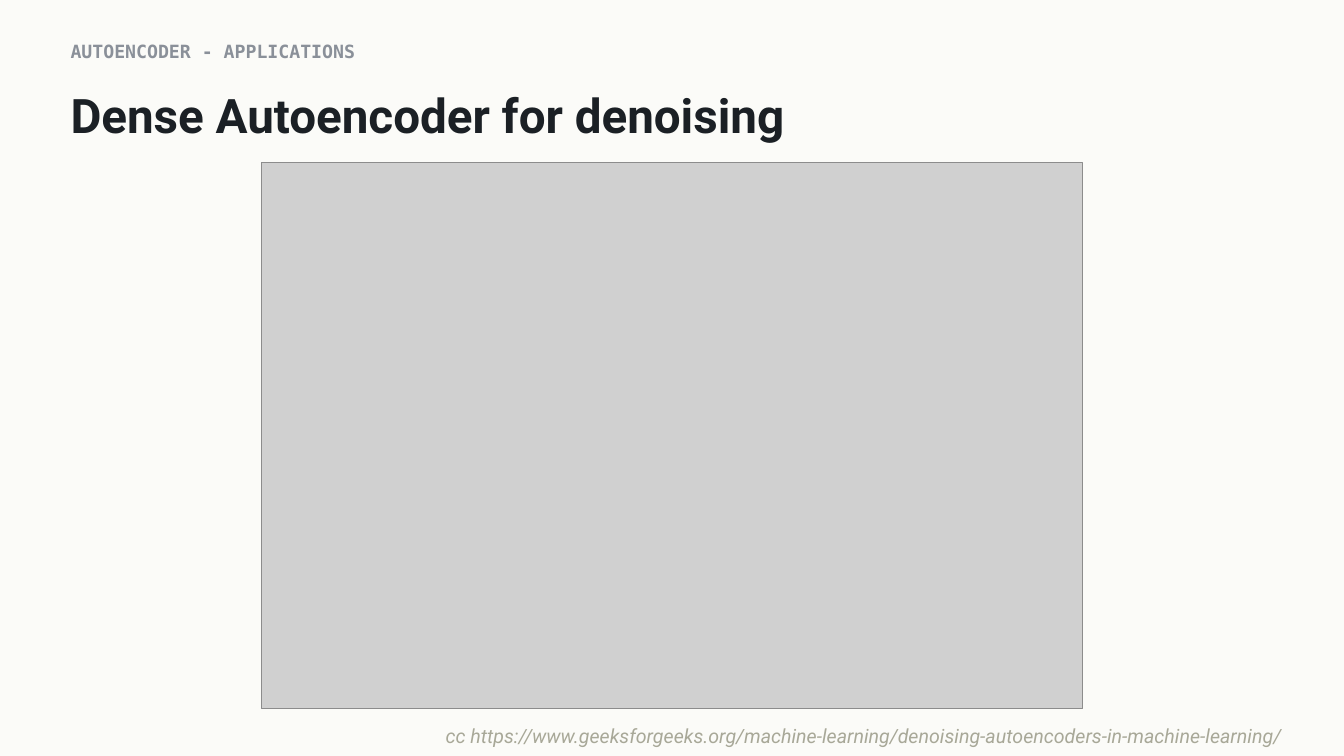
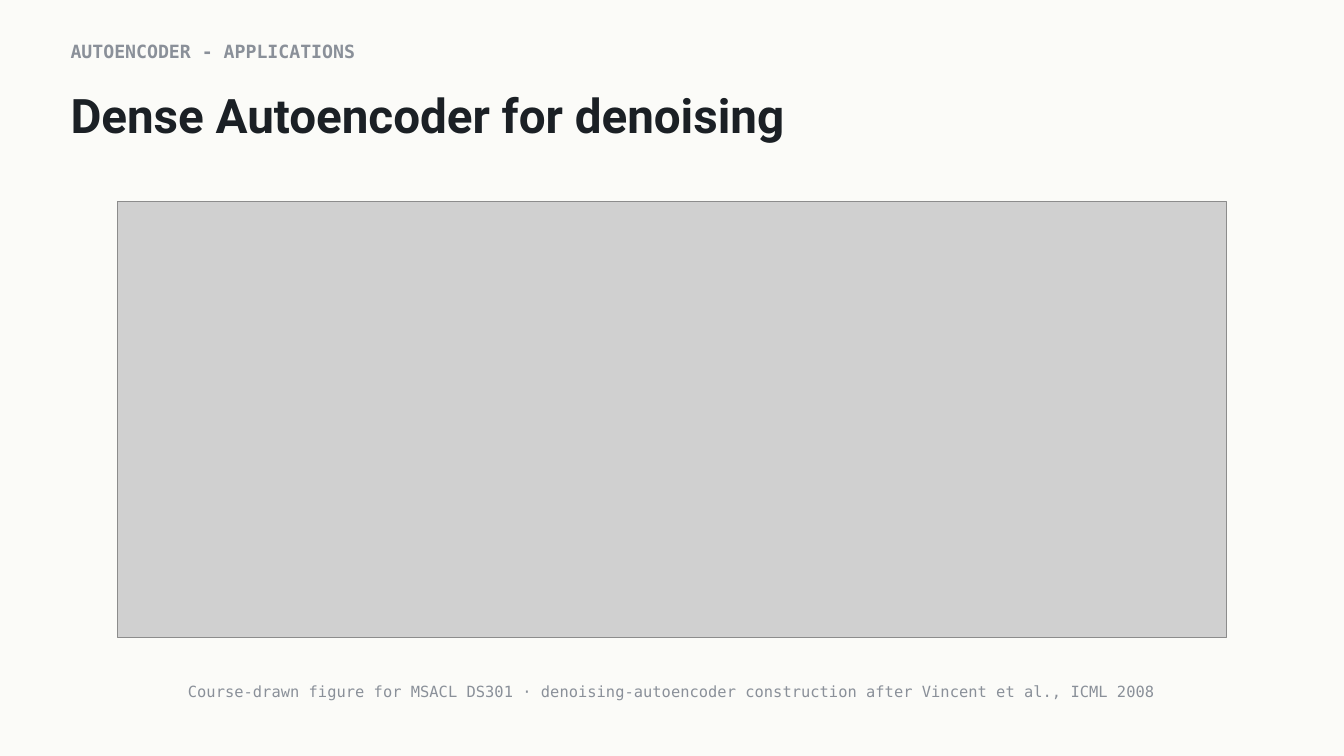
Before and after one commit to indigobio/msacl_dl_course, a slide deck: slide 5 of slides/pptx/lecture11_unsupervised.pptx. Drawn at 1344x756 pixels with LibreOffice and Linux fonts; fonts in the diff are those of the drawing; grey boxes stand for pictures. Boxes give left, top, right and bottom in pixels: in the first picture for what was removed or moved away, otherwise in the second. Text is boxed around its words. In the diff, an @@ line names an element or a change of style, - is before the commit and + after.

Commit message:
no-mistakes(review): replace borrowed slide images, fix deck geometry and typos

```diff
--- a/slides/pptx/lecture11_unsupervised.pptx
+++ b/slides/pptx/lecture11_unsupervised.pptx
@@ picture: place and size @@
-picture at bbox=[261, 163, 1083, 710]
+picture at bbox=[118, 202, 1227, 638]
@@ text at bbox=[188, 685, 1154, 700]: text changed; size 14 to 11 pt; font Roboto to DejaVu Sans Mono; text colour #A8A898 to #8A9099; italic off @@
-cc https://www.geeksforgeeks.org/machine-learning/denoising-autoencoders-in-machine-learning/
+Course-drawn figure for MSACL DS301 · denoising-autoencoder construction after Vincent et al., ICML 2008
```
Also in this commit, not shown: 5 other slides changed, 1 slide added, 1 slide removed, 15 other files.
